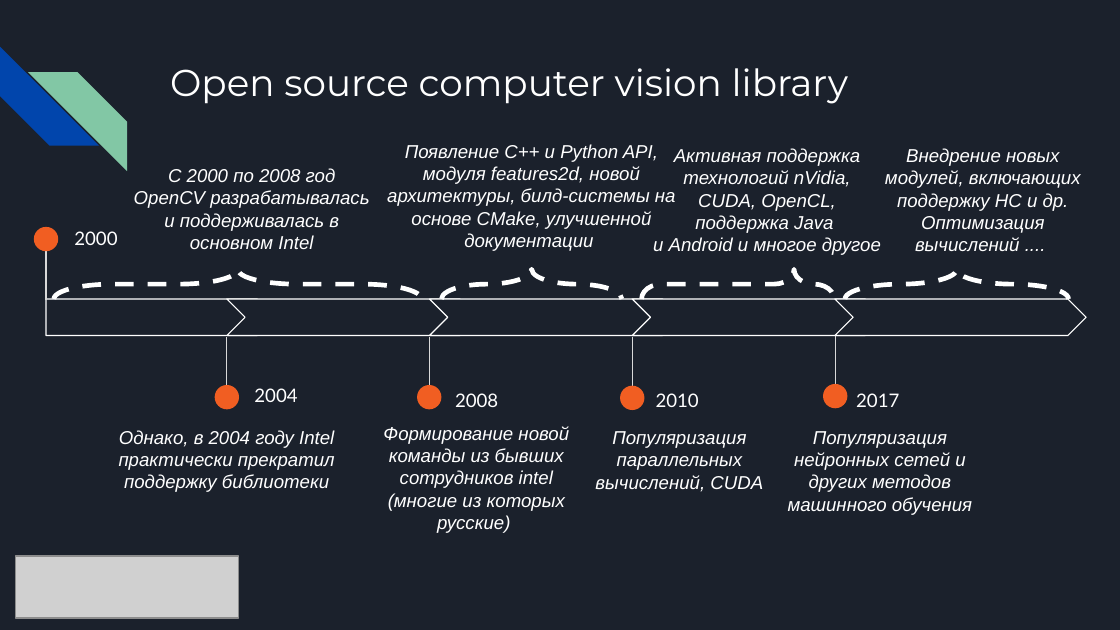
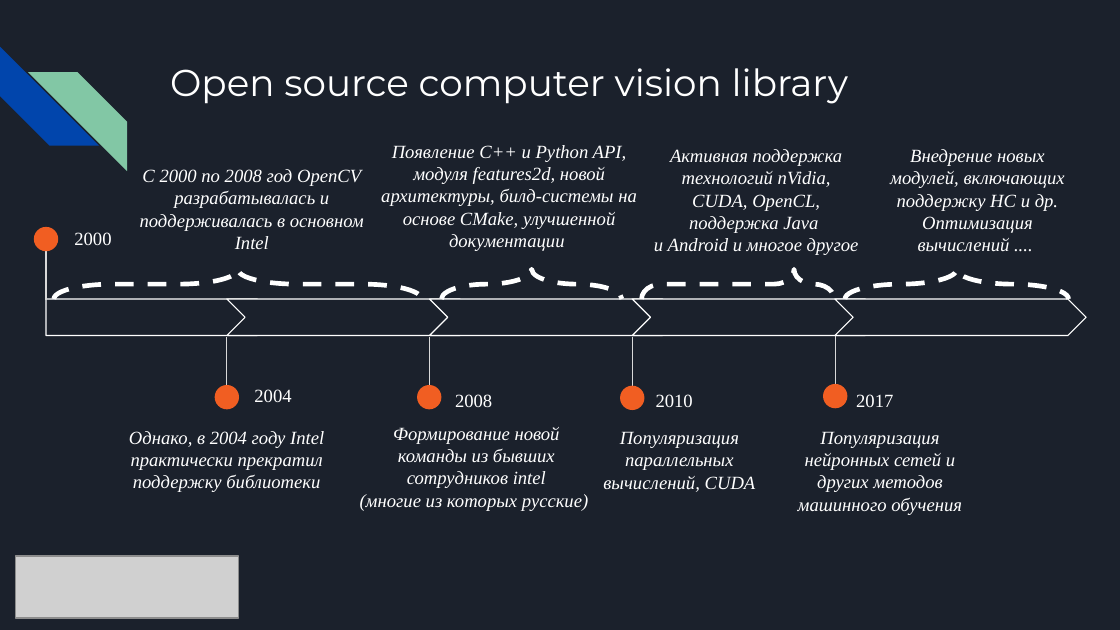
Before and after one commit to NickLyrick/ElinsCV, a slide deck: slide 6 of Presentations/ЭЛИНС. Занятие 2.pptx. Drawn at 1120x630 pixels with LibreOffice and Linux fonts; fonts in the diff are those of the drawing; grey boxes stand for pictures. Boxes give left, top, right and bottom in pixels: in the first picture for what was removed or moved away, otherwise in the second. Text is boxed around its words. In the diff, an @@ line names an element or a change of style, - is before the commit and + after.

```diff
--- a/Presentations/ЭЛИНС. Занятие 2.pptx
+++ b/Presentations/ЭЛИНС. Занятие 2.pptx
@@ font Arial to Times New Roman in 8 elements at [140, 169, 364, 249], [129, 431, 324, 492], [360, 427, 588, 511], [603, 431, 756, 492], [798, 431, 962, 515], [654, 149, 859, 255], [381, 145, 637, 251], [890, 149, 1065, 252] @@
@@ font Lato to Times New Roman in 5 elements at [74, 232, 111, 245], [254, 389, 291, 402], [455, 394, 492, 407], [656, 394, 693, 407], [856, 394, 893, 407] @@
```
Also in this commit, not shown: 6 other slides changed, 2 other files.
